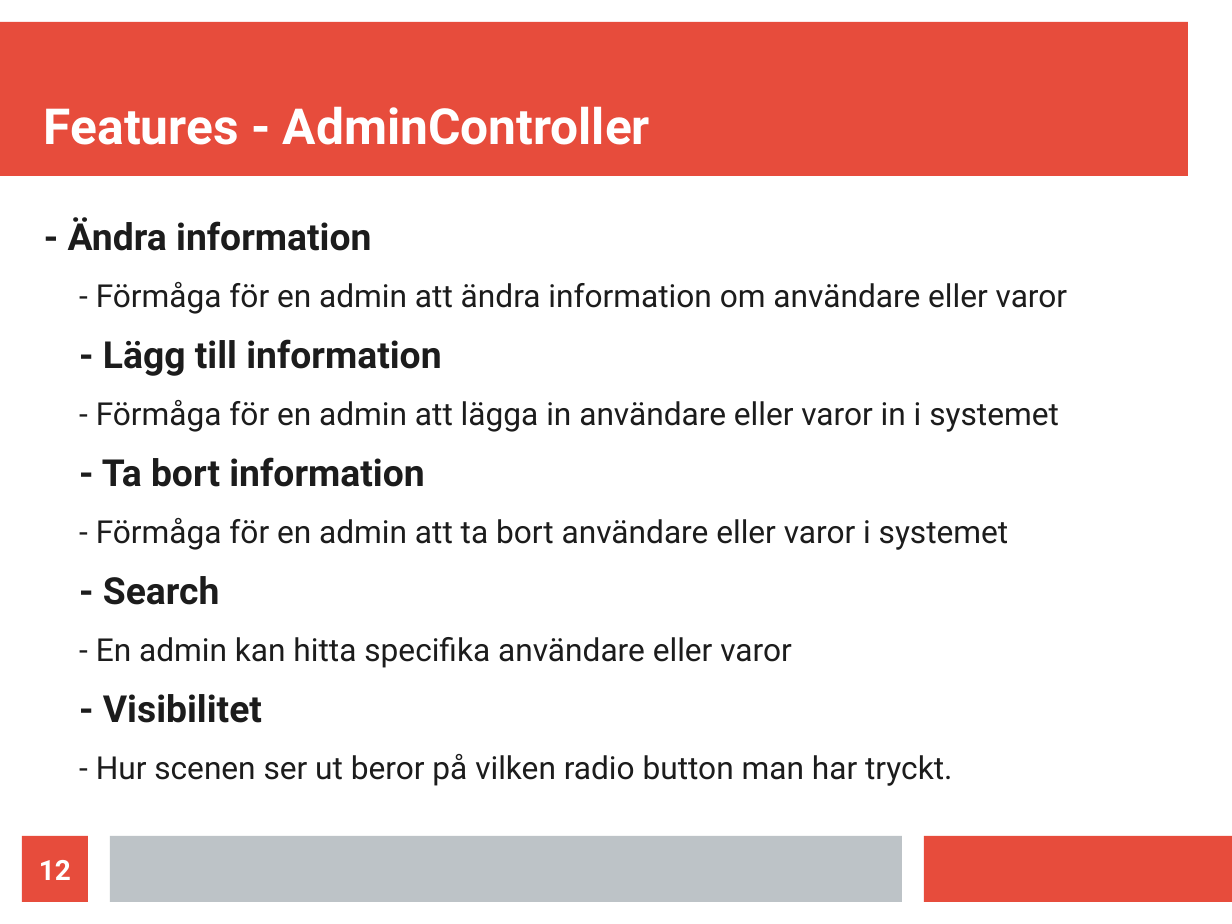
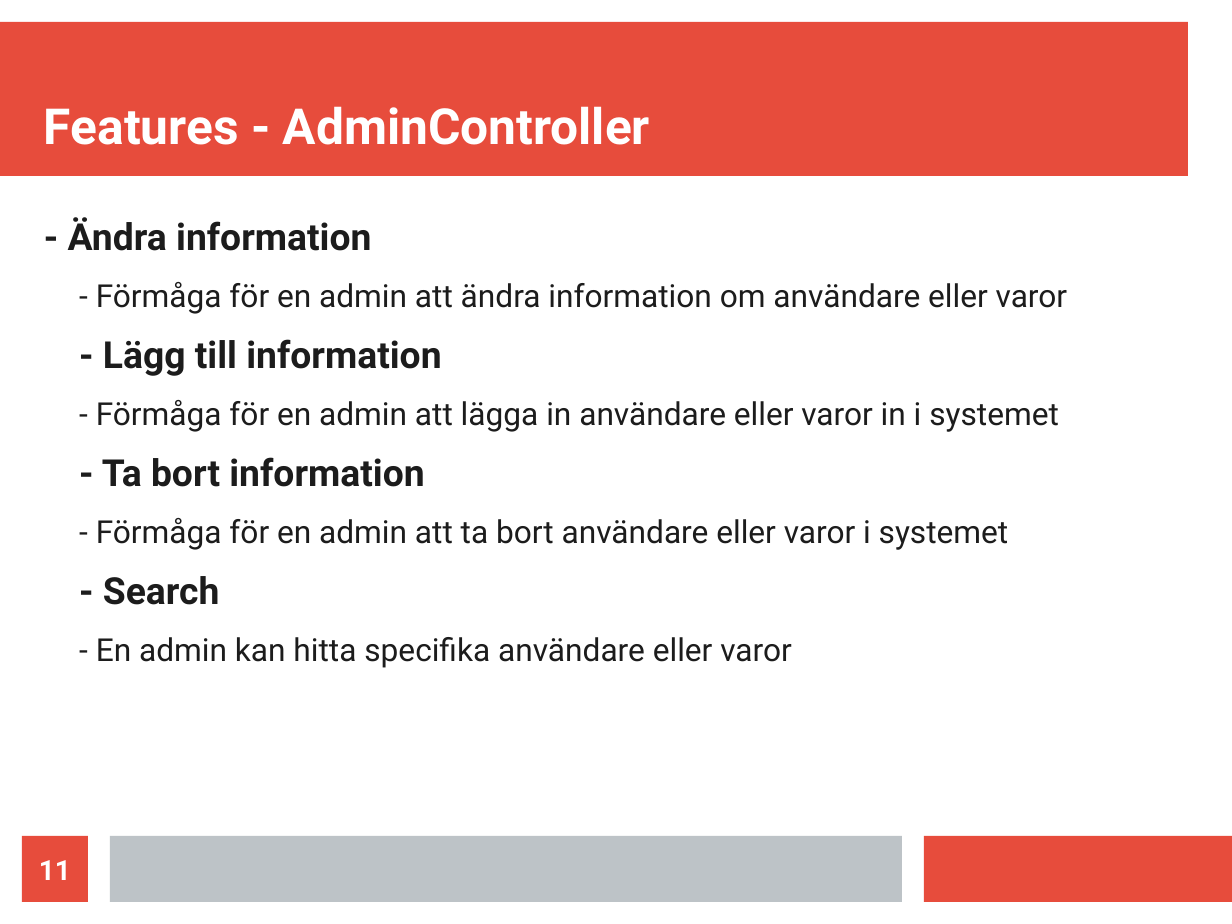
Before and after one commit to Nastynick/NewProject, a slide deck: slide 11 of Project2/Resources/Powerpoint project2.odp (slide 12 before the commit). Drawn at 1232x924 pixels with LibreOffice and Linux fonts; fonts in the diff are those of the drawing. Boxes give left, top, right and bottom in pixels: in the first picture for what was removed or moved away, otherwise in the second. Text is boxed around its words. In the diff, an @@ line names an element or a change of style, - is before the commit and + after.

```diff
--- a/Project2/Resources/Powerpoint project2.odp
+++ b/Project2/Resources/Powerpoint project2.odp
@@ text at [96,694,952,786]: paragraphs removed @@
-- Visibilitet
-  - Hur scenen ser ut beror på vilken radio button man har tryckt.
@@ page number at [39,860,71,880]: text changed @@
-12
+11
```
Also in this commit, not shown: 5 other slides changed, 1 slide removed, 8 other files.
